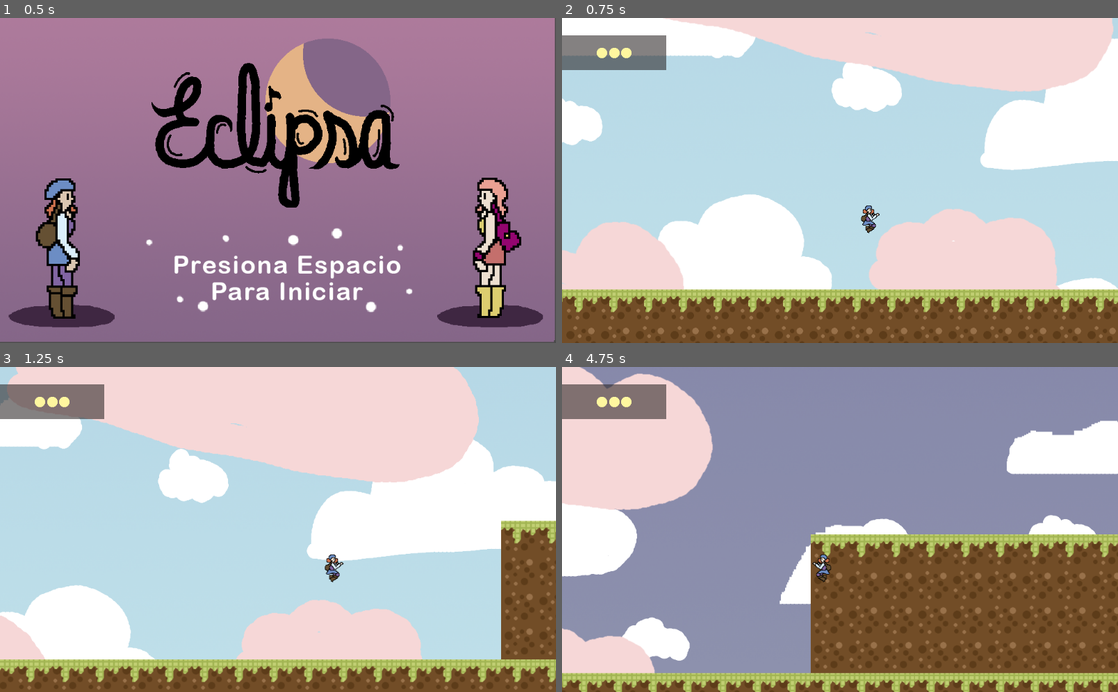
Above: before the commit, frames 1-4 (two rows, left to right).
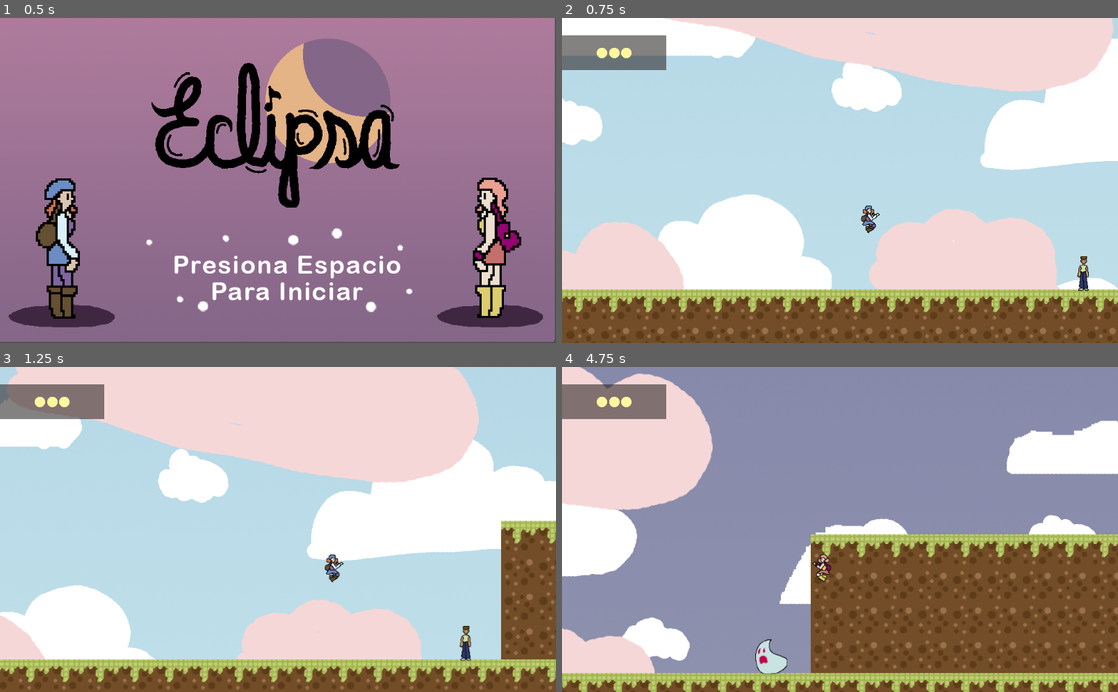
Above: after the commit, the same moments.

Repository: elros88/eclipta
Game: Godot game, scene res://levels/title.tscn
The game is run twice, just before and just after one commit, with the same random seed, the same clock (stepped at 60 frames per second) and the same inputs.
Inputs:
- Up to frame 1 (0.5 s): no input
- Up to frame 2 (0.75 s): hold Right (right) from 0.53 s (still down); hold Space (jump) from 0.53 s (still down)
- Up to frame 3 (1.25 s): keep holding Right (right); keep holding Space (jump)
- Up to frame 4 (4.75 s): release Space (jump) at 1.28 s; tap Space (jump) at 1.35, 1.52, 1.82, 2.85, 3.02, 3.32, 4.35, 4.52 s; release Right (right) at 2.03 s; hold Left (left) 2.03-2.78 s; hold Space (jump) 2.03-2.78 s; hold Right (right) 2.78-4.28 s; hold Space (jump) 3.53-4.28 s; hold Left (left) from 4.28 s (still down)

Frame 1 is identical in both runs. In frame 2, 0.2% of the frame differs, in the area x 92-95%, y 73-84%; in frame 3, 0.2%; in frame 4, 0.5%, in the area x 34-49%, y 57-95%.

Commit message:
implementacion de enemigo

Diff:
--- /dev/null
+++ b/character/sadness.gd
@@ -0,0 +1,50 @@
+extends KinematicBody2D
+
+var velocity = Vector2(0,0)
+var eclipse = false
+export var direction = -1
+export var message = ""
+
+const GRAVITY = 35
+const SPEED = 100
+
+signal hit_something
+
+func _ready():
+	if direction == 1 and eclipse:
+		$AnimatedSprite.flip_h = true
+
+	$Floor_Checker.position.x = $CollisionShape2D.shape.get_extents().x * direction
+	$Panel.visible = false
+	$Panel/Label.text = message
+
+func _physics_process(delta):
+
+	if eclipse:
+		velocity.x = 50*direction
+
+		if $Panel.visible:
+			$Panel.visible = false
+
+		if $AnimatedSprite.animation != "eclipse":
+			$AnimatedSprite.play("eclipse")
+
+		if is_on_wall() or not $Floor_Checker.is_colliding():
+			direction *= -1
+			$AnimatedSprite.flip_h = not $AnimatedSprite.flip_h
+			$Floor_Checker.position.x = $CollisionShape2D.shape.get_extents().x * direction
+
+	else:
+		$AnimatedSprite.play("day")
+		velocity.x = 0
+
+	velocity.y = 20
+	velocity = move_and_slide(velocity, Vector2.UP)
+
+
+func _on_Side_Checker_body_entered(body):
+	if eclipse:
+		emit_signal("hit_something")
+		$Panel.visible = false
+	else:
+		$Panel.visible = true
--- /dev/null
+++ b/character/sadness.tres
@@ -0,0 +1,18 @@
+[gd_resource type="SpriteFrames" load_steps=4 format=2]
+
+[ext_resource path="res://resource/foes/foe-1/tristeza0.png" type="Texture" id=1]
+[ext_resource path="res://resource/foes/foe-1/tristeza2.png" type="Texture" id=2]
+[ext_resource path="res://resource/foes/foe-1/tristeza1.png" type="Texture" id=3]
+
+[resource]
+animations = [ {
+"frames": [ ExtResource( 3 ), ExtResource( 2 ) ],
+"loop": true,
+"name": "eclipse",
+"speed": 3.0
+}, {
+"frames": [ ExtResource( 1 ) ],
+"loop": true,
+"name": "day",
+"speed": 5.0
+} ]
--- /dev/null
+++ b/character/sadness.tscn
@@ -0,0 +1,60 @@
+[gd_scene load_steps=5 format=2]
+
+[ext_resource path="res://character/sadness.gd" type="Script" id=1]
+[ext_resource path="res://character/sadness.tres" type="SpriteFrames" id=2]
+
+[sub_resource type="RectangleShape2D" id=1]
+extents = Vector2( 22.75, 25.75 )
+
+[sub_resource type="RectangleShape2D" id=2]
+extents = Vector2( 4, 17 )
+
+[node name="KinematicBody2D" type="KinematicBody2D"]
+collision_layer = 8
+collision_mask = 19
+script = ExtResource( 1 )
+
+[node name="AnimatedSprite" type="AnimatedSprite" parent="."]
+frames = ExtResource( 2 )
+animation = "day"
+__meta__ = {
+"_edit_group_": true
+}
+
+[node name="CollisionShape2D" type="CollisionShape2D" parent="."]
+position = Vector2( 3.25, 5.75 )
+shape = SubResource( 1 )
+
+[node name="Floor_Checker" type="RayCast2D" parent="."]
+enabled = true
+collision_mask = 2
+collide_with_areas = true
+
+[node name="Side_Checker" type="Area2D" parent="."]
+collision_layer = 8
+collision_mask = 17
+
+[node name="CollisionShape2D" type="CollisionShape2D" parent="Side_Checker"]
+position = Vector2( -22, 3 )
+shape = SubResource( 2 )
+
+[node name="Panel" type="Panel" parent="."]
+margin_left = 16.0
+margin_top = -59.0
+margin_right = 96.0
+margin_bottom = -17.0
+__meta__ = {
+"_edit_use_anchors_": false
+}
+
+[node name="Label" type="Label" parent="Panel"]
+margin_left = 5.0
+margin_top = 4.0
+margin_right = 75.0
+margin_bottom = 35.0
+text = "Esto es un
+mensaje"
+align = 1
+max_lines_visible = 3
+
+[connection signal="body_entered" from="Side_Checker" to="." method="_on_Side_Checker_body_entered"]
--- a/levels/Level-1-Indicator.gd
+++ b/levels/Level-1-Indicator.gd
@@ -6,12 +6,7 @@
 	pass
 
 
-func _on_potion_collected():
-	life += RECOVER
-	life = 6 if life >= 6 else life
-
-	print(life)
-
+func update_life():
 	if life == 1:
 		$Panel/healthbar.play("1")
 	if life == 2:
@@ -24,3 +19,9 @@
 		$Panel/healthbar.play("5")
 	if life == 6:
 		$Panel/healthbar.play("6")
+
+
+func _on_potion_collected():
+	life += RECOVER
+	life = 6 if life >= 6 else life
+	update_life()
--- a/levels/level-1.gd
+++ b/levels/level-1.gd
@@ -16,11 +16,25 @@
 
 	if bg_counter == 0:
 		$Player.eclipse = false
+		$Foe1.eclipse = false
 		$ParallaxBackground/Sky/AnimatedSprite.play("sun-1")
 	if bg_counter == 1:
 		$ParallaxBackground/Sky/AnimatedSprite.play("sun-2")
+		$Player.eclipse = true
+		$Foe1.eclipse = true
 	if bg_counter == 2:
 		$ParallaxBackground/Sky/AnimatedSprite.play("sun-3")
-		$Player.eclipse = true
 	if bg_counter == 3:
 		$ParallaxBackground/Sky/AnimatedSprite.play("sun-2")
+
+
+
+
+
+
+func _on_Foe1_hit_something():
+	$Indicator.life -= 1
+	$Indicator.update_life()
+	if $Indicator.life <= 0:
+		$Timer.stop()
+		get_tree().change_scene("res://levels/level-1.tscn")
--- a/levels/level-1.tscn
+++ b/levels/level-1.tscn
@@ -8,6 +8,7 @@
 [ext_resource path="res://levels/sky.tres" type="SpriteFrames" id=6]
 [ext_resource path="res://levels/Level-1-Indicator.gd" type="Script" id=7]
 [ext_resource path="res://levels/level-1.gd" type="Script" id=8]
+[ext_resource path="res://character/sadness.tscn" type="PackedScene" id=9]
 [ext_resource path="res://resource/background/clouds1.png" type="Texture" id=10]
 [ext_resource path="res://resource/background/clouds0.png" type="Texture" id=11]
 
@@ -27,7 +28,7 @@
 extents = Vector2( 320, 16 )
 
 [sub_resource type="RectangleShape2D" id=8]
-extents = Vector2( 378.75, 12.75 )
+extents = Vector2( 385, 16 )
 
 [sub_resource type="RectangleShape2D" id=9]
 extents = Vector2( 224, 17.75 )
@@ -136,6 +137,8 @@
 
 [node name="StaticBody2D" type="StaticBody2D" parent="CrossTiles"]
 position = Vector2( 1311, -29 )
+collision_layer = 2
+collision_mask = 9
 
 [node name="Platform 1" type="CollisionShape2D" parent="CrossTiles/StaticBody2D"]
 position = Vector2( 1061.19, 829 )
@@ -163,7 +166,7 @@
 one_way_collision = true
 
 [node name="CollisionShape2D5" type="CollisionShape2D" parent="CrossTiles/StaticBody2D"]
-position = Vector2( 102.25, 560.25 )
+position = Vector2( 96, 557 )
 shape = SubResource( 8 )
 one_way_collision = true
 
@@ -284,5 +287,10 @@
 [node name="Potion1" parent="." instance=ExtResource( 5 )]
 position = Vector2( 224, -864 )
 
+[node name="Foe1" parent="." instance=ExtResource( 9 )]
+position = Vector2( 960, 736 )
+message = "Aqui Escribo"
+
 [connection signal="timeout" from="Timer" to="." method="_on_Timer_timeout"]
 [connection signal="potion_collected" from="Potion1" to="Indicator" method="_on_potion_collected"]
+[connection signal="hit_something" from="Foe1" to="." method="_on_Foe1_hit_something"]
Not shown: 1 places in levels/level-1.tscn that only renumber resources
